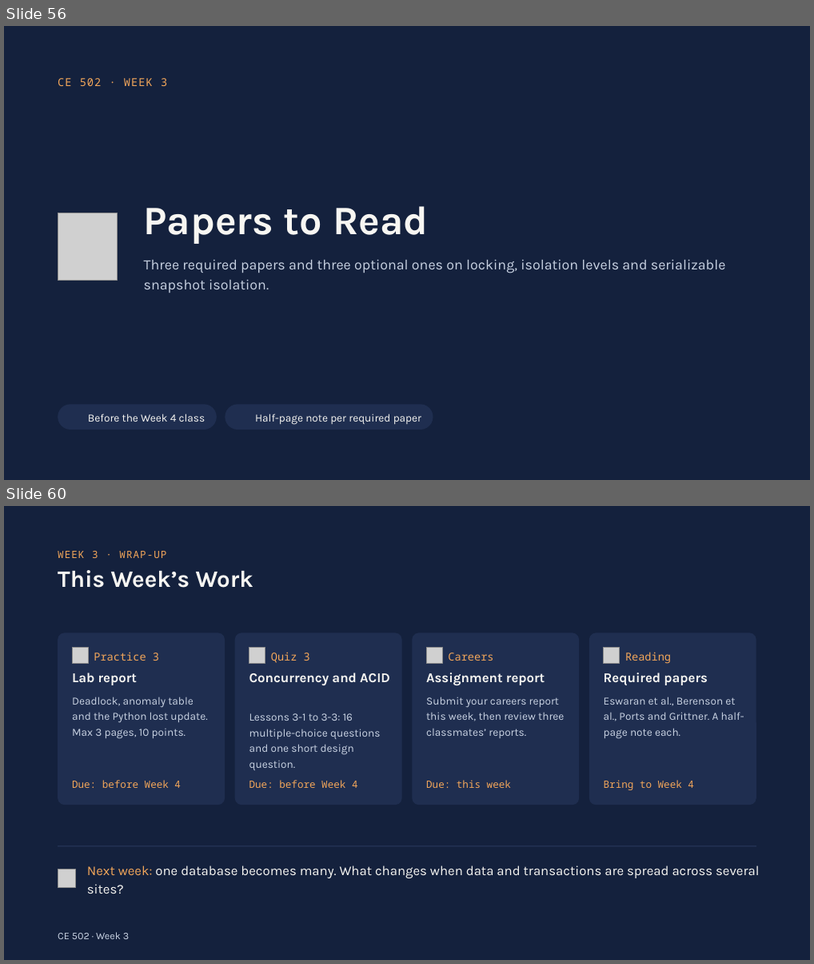
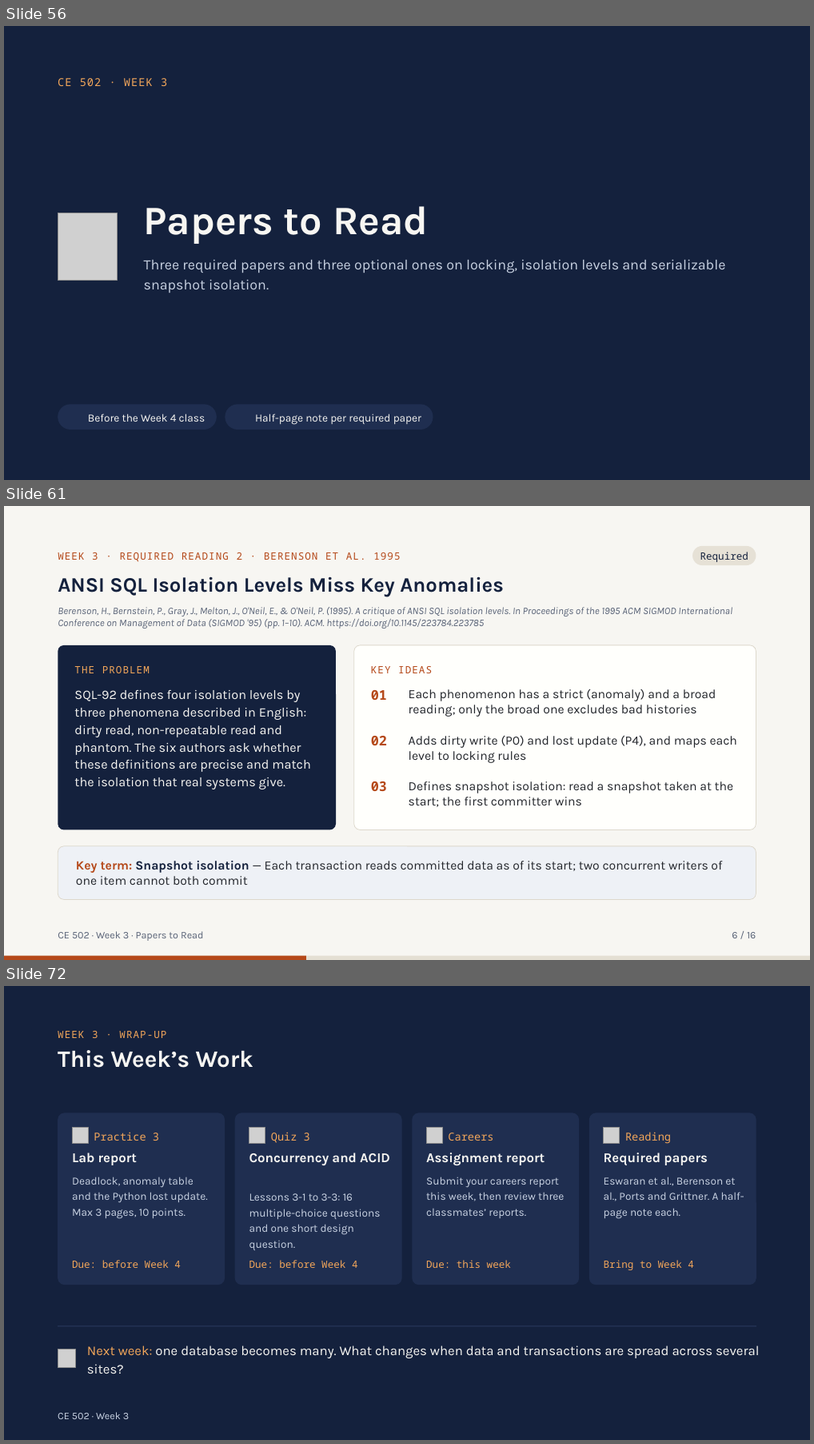
Before and after one commit to afnhsn-ibu/ce502-db, a slide deck: slides/CE502_W03_Concurrency_Control_ACID.pptx. Shown one above the other, each under a label of ours: slides 56 and 60 before the commit, slides 56, 61 and 72 after it; the slides between them are not shown. The pictures are 814x964 and 814x1444 pixels, drawn with LibreOffice and Linux fonts; fonts in the diff are those of the drawing; grey boxes stand for pictures; background and template pictures are left out. Boxes give left, top, right and bottom in pixels: in the first picture for what was removed or moved away, otherwise in the second. Text is boxed around its words. In the diff, an @@ line names an element or a change of style, - is before the commit and + after.

Commit message:
Add reading summaries for all 69 papers; republish weeks 1-5 decks
tools/reading_summaries holds the summary text (w01-w12.json), a checker,
the CE 502-style slide builder and the merge scripts. The weeks 1-5 decks
and PDFs now include two slides per paper in Papers to Read, and the week
and papers pages point to them.

```diff
--- a/slides/CE502_W03_Concurrency_Control_ACID.pptx
+++ b/slides/CE502_W03_Concurrency_Control_ACID.pptx
@@ slide 61 added at <box>4,506,810,960</box>, background #F7F6F2 @@
@@ text added at <box>58,552,400,562</box>, 12 pt, text #B5491A @@
+WEEK 3 · REQUIRED READING 2 · BERENSON ET AL. 1995
@@ rounded rectangle added at <box>693,546,757,565</box>, fill #E6E1D6 @@
@@ text added at <box>701,552,749,562</box>, 12 pt, text #14213D @@
+Required
@@ text added at <box>58,576,503,597</box>, 24.5 pt, text #14213D, bold @@
+ANSI SQL Isolation Levels Miss Key Anomalies
@@ text added at <box>58,607,733,628</box>, 12 pt, text #5A6478, italic @@
+Berenson, H., Bernstein, P., Gray, J., Melton, J., O'Neil, E., & O'Neil, P. (1995). A critique of ANSI SQL isolation levels. In Proceedings of the 1995 ACM SIGMOD International Conference on Management of Data (SIGMOD '95) (pp. 1–10). ACM. https://doi.org/10.1145/223784.223785
@@ rounded rectangle added at <box>58,645,336,830</box>, fill #14213D @@
@@ rounded rectangle added at <box>354,645,757,830</box>, fill #FFFFFC, outline #DDD8CC 0.75 pt @@
@@ text added at <box>74,666,150,673</box>, 12 pt, text #F2A65A @@
+THE PROBLEM
@@ text added at <box>371,666,432,673</box>, 12 pt, text #B5491A @@
+KEY IDEAS
@@ text added at <box>74,690,311,789</box>, 15.5 pt, text #F7F6F2 @@
+SQL-92 defines four isolation levels by three phenomena described in English: dirty read, non-repeatable read and phantom. The six authors ask whether these definitions are precise and match the isolation that real systems give.
@@ text added at <box>371,690,387,700</box>, 16 pt, text #B5491A, bold @@
+01
@@ text added at <box>409,688,717,716</box>, 15 pt, text #22252B @@
+Each phenomenon has a strict (anomaly) and a broad reading; only the broad one excludes bad histories
@@ text added at <box>371,736,387,745</box>, 16 pt, text #B5491A, bold @@
+02
@@ text added at <box>409,735,738,763</box>, 15 pt, text #22252B @@
+Adds dirty write (P0) and lost update (P4), and maps each level to locking rules
@@ text added at <box>371,781,387,791</box>, 16 pt, text #B5491A, bold @@
+03
@@ text added at <box>409,781,734,807</box>, 15 pt, text #22252B @@
+Defines snapshot isolation: read a snapshot taken at the start; the first committer wins
@@ rounded rectangle added at <box>58,846,757,900</box>, fill #EEF1F6, outline #DDD8CC 0.75 pt @@
@@ text added at <box>76,860,722,884</box>, 15 pt, text #22252B @@
+Key term: Snapshot isolation — Each transaction reads committed data as of its start; two concurrent writers of one item cannot both commit
@@ text added at <box>58,931,204,940</box>, 12 pt, text #5A6478 @@
+CE 502 · Week 3 · Papers to Read
@@ text added at <box>732,932,756,938</box>, 12 pt, text #5A6478 @@
+6 / 16
@@ rectangle added at <box>4,956,810,960</box>, fill #E4DFD3 @@
@@ rectangle added at <box>4,956,306,960</box>, fill #B5491A @@
@@ what was slide 60 is now slide 72 @@
```
Also in this commit, not shown: 3 slides changed, 11 other slides added, 46 other files.
